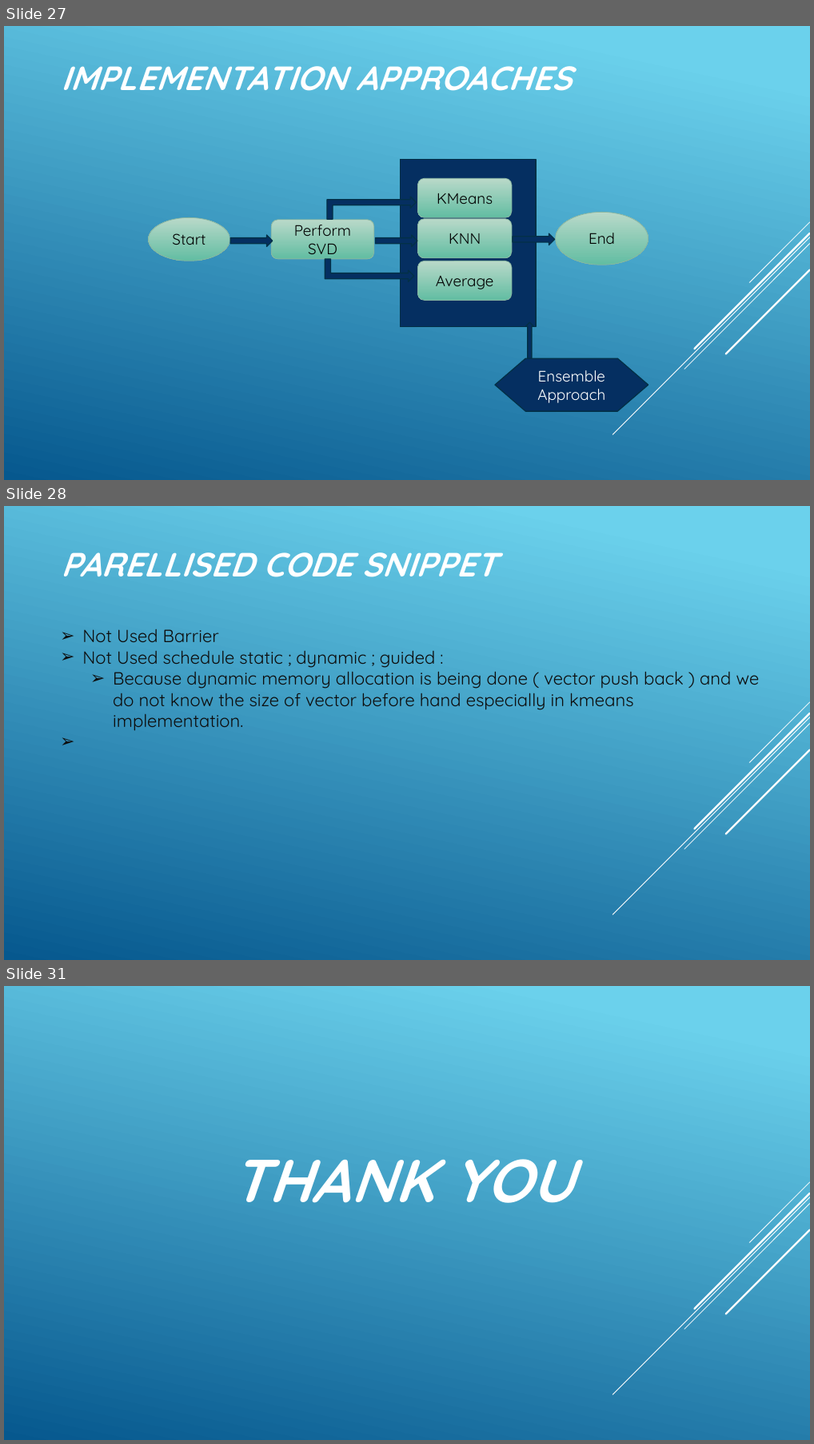
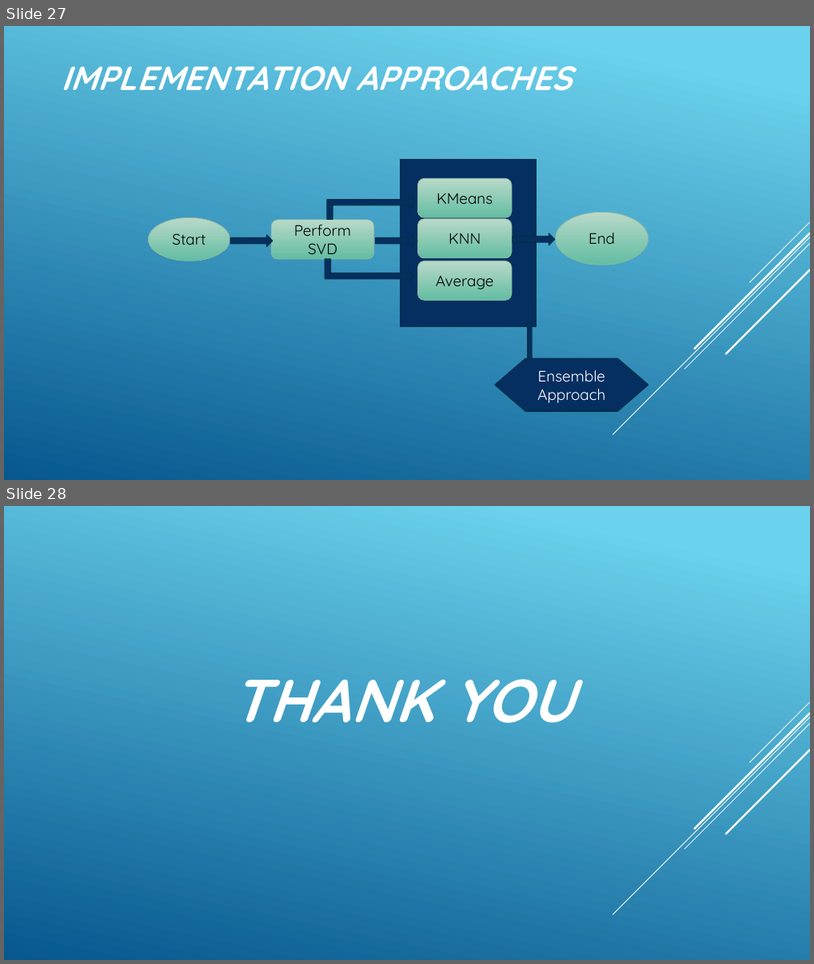
Before and after one commit to chittaranjan-rath/Parallel-Face-Recognition, a slide deck: Parellel_Face_Recognition_New.pptx. Shown one above the other, each under a label of ours: slides 27, 28 and 31 before the commit, slides 27 and 28 after it; the slides between them are not shown. The pictures are 814x1444 and 814x964 pixels, drawn with LibreOffice and Linux fonts; fonts in the diff are those of the drawing. Boxes give left, top, right and bottom in pixels: in the first picture for what was removed or moved away, otherwise in the second. Text is boxed around its words. In the diff, an @@ line names an element or a change of style, - is before the commit and + after.

```diff
--- a/Parellel_Face_Recognition_New.pptx
+++ b/Parellel_Face_Recognition_New.pptx
@@ slide 28 removed at <box>4,506,810,960</box>, background gradient #6ED2EB to #06588E; not listed: 5 template elements that a slide beside it also shows @@
@@ text removed at <box>61,552,497,577</box> @@
-PARELLISED CODE SNIPPET
@@ text removed at <box>82,629,760,731</box> @@
-  ➢ Not Used Barrier
-  ➢ Not Used schedule static ; dynamic ; guided :
-    ➢ Because dynamic memory allocation is being done ( vector push back ) and we do not know the size of vector before hand especially in kmeans implementation.
@@ what was slide 31 is now slide 28 @@
```
Also in this commit, not shown: 3 slides changed, 2 other slides removed.
